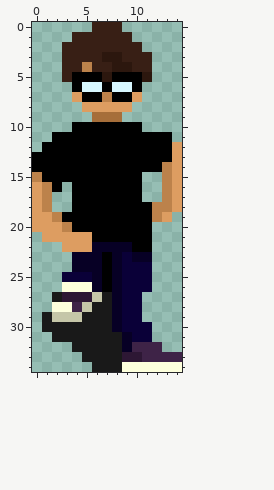
Pixel-art sprite, stored at My project/Assets/Player/down3 1.png. That is the earlier state.
The file is 15x35 pixels.
New version:
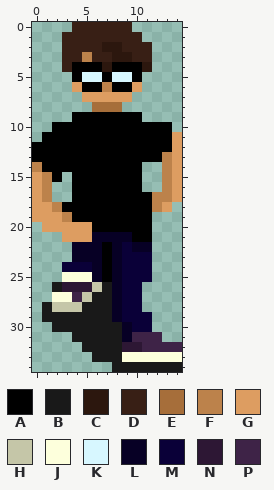
Palette (. is transparent): A #000000  B #191919  C #2c170e  D #381f15  E #a66e3a  F #bc824b  G #dd9d61  H #c5c6a8  J #fdffdc  K #d7f7ff  L #070025  M #0a0038  N #2d1734  P #3e2347
Edits made:
y 0: x 4..5 .. -> DD; x 9 . -> D
y 1: x 3 . -> D; x 10 . -> D
y 2: x 7..8 DD -> CC; x 11 . -> D
y 3: x 5 D -> F; x 7 C -> D; x 9 D -> C
y 4: x 4..11 DFDDCCDD -> AAACAAAC
y 5: x 3 D -> .; x 5..9 AACAA -> KKAKK; x 11 C -> .
y 6: x 4..10 AKKAKKA -> GAAFAAG
y 7: x 4..10 GAAFAAG -> .GGGGG.
y 8: x 5..9 GGGGG -> .EEE.
y 9: x 4..10 ..EEE.. -> AAAAAAA
y 10: x 2..3 .. -> AA; x 11..13 ... -> AAA
y 11: x 1 . -> A; x 14 . -> G
y 12: x 0 . -> A
y 13: x 13 A -> F
y 14: x 0 A -> F; x 11..12 AA -> ..
y 15: x 0..1 FA -> GF; x 3 A -> .
y 16: x 2 A -> .
y 17: x 11..12 .. -> AF
y 18: x 1..3 F.. -> GFA; x 13..14 FG -> G.
y 19: x 2..3 FA -> GF; x 12..13 FG -> ..
y 20: x 0 G -> .; x 3..5 FAA -> GGG
y 21: x 1..2 GG -> ..; x 6..9 AAAA -> LLLL
y 22: x 3..5 GGG -> .LL; x 7 L -> A; x 9..11 LAA -> MLL
y 23: x 10..11 LL -> MM
y 24: x 3..5 .LL -> MMM
y 25: x 3..5 MMM -> JJJ
y 26: x 2..7 .JJJLA -> BNNNHB; x 11 M -> .
y 27: x 2..6 BNNNH -> JJPHB
y 28: x 1..5 .JJPH -> BHHHB
y 29: x 2..4 HHH -> BBB; x 11 . -> M
y 30: x 1 B -> .; x 8..9 LM -> BL
y 31: x 2..3 BB -> ..; x 10..12 MM. -> PPP
y 32: x 4 B -> .; x 9..10 LP -> NN; x 13..14 .. -> PP
y 33: x 5 B -> .; x 9..14 NNPPPP -> JJJJJJ
y 34: x 6..7 BB -> ..; x 9..14 JJJJJJ -> BBBBBB
